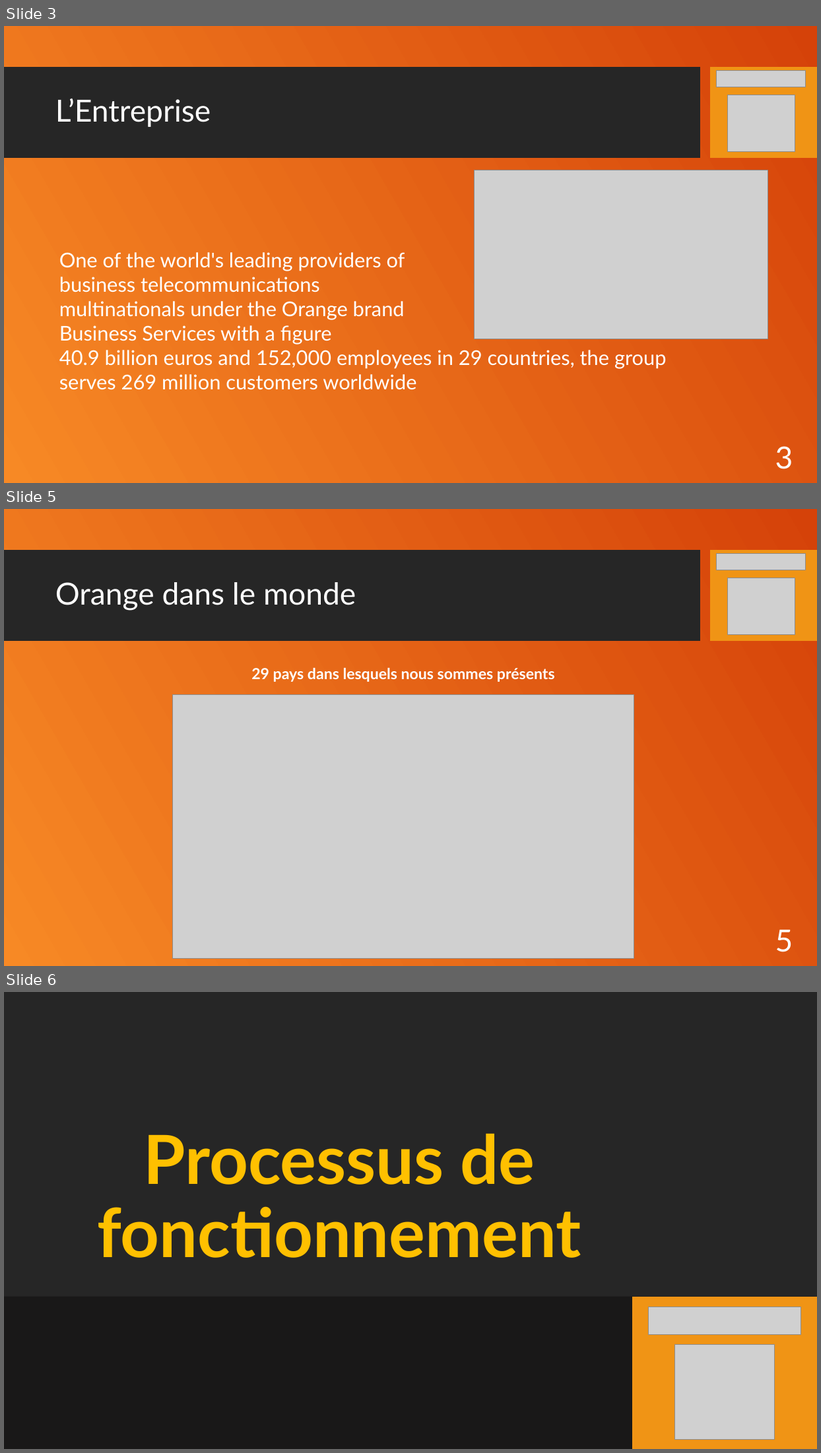
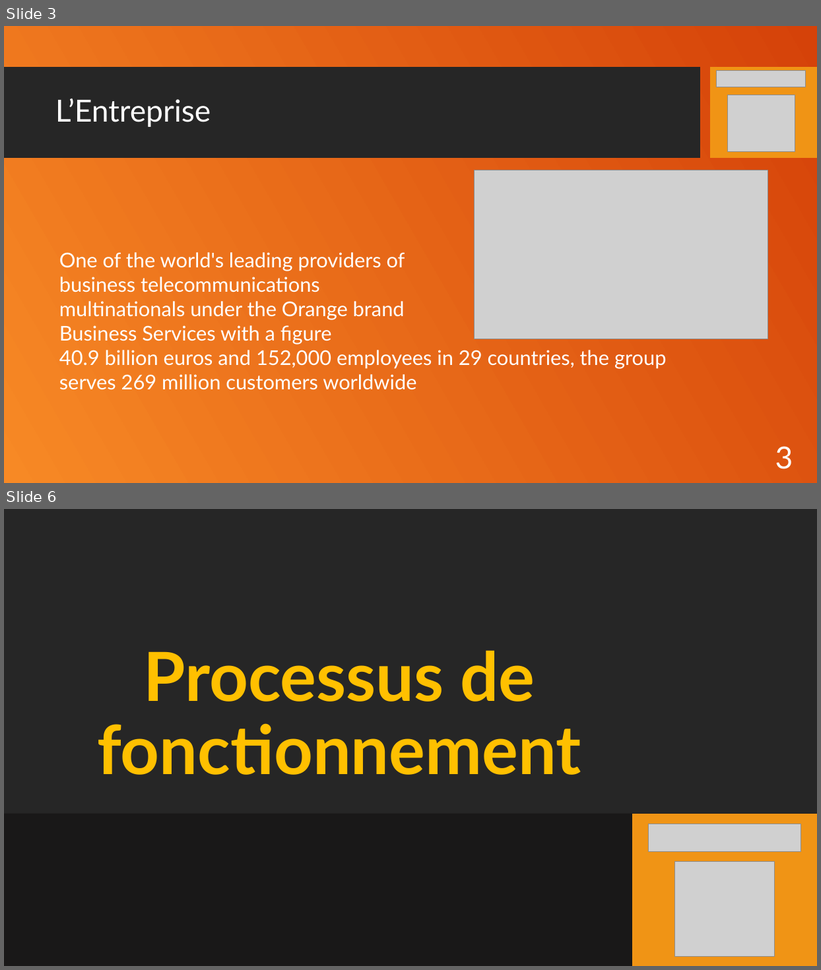
Before and after one commit to RaimonDylan/cnam, a slide deck: Rapport d'activité/ppt_Orange_en.odp. Shown one above the other, each under a label of ours: slides 3, 5 and 6 before the commit, slides 3 and 6 after it; the slides between them are not shown. The pictures are 821x1453 and 821x970 pixels, drawn with LibreOffice and Linux fonts; fonts in the diff are those of the drawing; grey boxes stand for pictures; background and template pictures are left out. Boxes give left, top, right and bottom in pixels: in the first picture for what was removed or moved away, otherwise in the second. Text is boxed around its words. In the diff, an @@ line names an element or a change of style, - is before the commit and + after.

```diff
--- a/Rapport d'activité/ppt_Orange_en.odp
+++ b/Rapport d'activité/ppt_Orange_en.odp
@@ slide 5 removed at [4,509,817,966], background picture (left out); not listed: 2 template elements that a slide beside it also shows @@
@@ picture removed at [717,553,806,570] @@
@@ title removed at [55,582,356,611] @@
-Orange dans le monde
@@ picture removed at [727,578,795,635] @@
@@ text removed at [252,668,555,682] @@
-29 pays dans lesquels nous sommes présents
@@ picture removed at [173,694,634,958] @@
@@ page number removed at [776,930,793,953] @@
-5
```
Also in this commit, not shown: 1 slide changed, 1 slide added, 3 other files.
